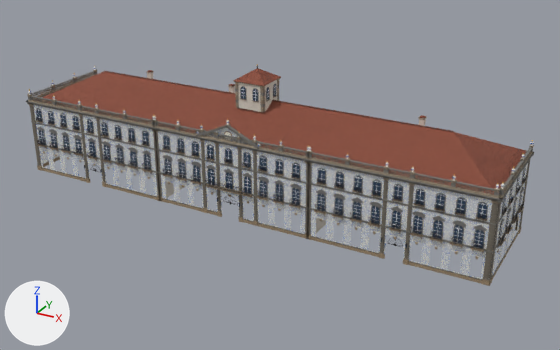
Renders of the glTF model art/town/casarao.gltf from each side of a commit.
The view is the same before and after, from a 50 mm lens placed at (65.4, -101.2, 60.9), pointed at (4.8, 8.9, 5.9). The axes (+X, +Y, +Z) are drawn at lower left. The lights are the same throughout. The first picture is the older version. Objects named as collision shapes, trigger or cutter boxes, shadow casters or lower levels of detail are left out. Vertices at exactly the same position are counted once.

Script lines for the objects in view, before the commit:
```python
me_p15 = bpy.data.meshes.new('P15')
me_p15.from_pydata(...)  # 68276 vertices, 119750 faces; spans x -45.5..45.5, y -0.9..20.1, z 0.0..25.1
# faces by material slot: [1304, 108, 70860, 22232, 5592, 18040, 1536, 78]
me_p15.materials.append(mat_m_townazulejo)
me_p15.materials.append(mat_m_townplaster)
me_p15.materials.append(mat_m_towntrim)
me_p15.materials.append(mat_m_townmetal)
me_p15.materials.append(mat_m_townglass)
me_p15.materials.append(mat_m_townpaint)
me_p15.materials.append(mat_m_townwood)
me_p15.materials.append(mat_m_towntiles)  # its picture is missing
ob_casarao = bpy.data.objects.new('casarao', me_p15)
ob_casarao.location = (0.0, 0.0, 0.0)
```
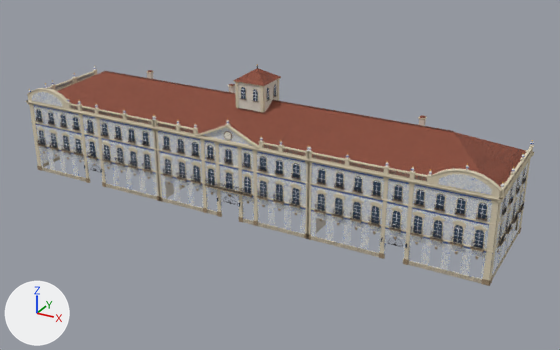
Where the change shows, as pixel boxes (x1, y1, x2, y2) in the pictures (560 x 350 px; the box of a moved part takes in the faces that stretch with it):
part 1 of me_p15, added: after (69, 103, 193, 130)
part 2 of me_p15, added: after (262, 142, 427, 177)
part 3 of me_p15, moved or reshaped: before (52, 100, 57, 107); after (66, 103, 71, 110)
part 4 of me_p15, moved or reshaped: before (199, 130, 204, 136); after (193, 129, 198, 136)
part 5 of me_p15, moved or reshaped: before (252, 141, 257, 147); after (259, 142, 264, 150)
part 6 of me_p15, moved or reshaped: before (450, 181, 456, 190); after (427, 176, 432, 185)
part 7 of me_p15, moved or reshaped (not visible afterwards): before (30, 96, 500, 192)
part 8 of me_p15, deleted: before (28, 90, 499, 246)
part 9 of me_p15, moved or reshaped: before (28, 76, 511, 247); after (27, 83, 501, 253)

The edits, one by one:
Picture 'T_TownStone_BaseColor.png' (img_t_townstone_basecolor_png) is new.
Material 'M_TownStone' (mat_m_townstone) is new.
Uses the picture img_t_townstone_basecolor_png.
me_p15 is used by ob_casarao; location (0.0, 0.0, 0.0).
me_p15 had 68276 vertices, 119750 faces and spanned x -45.5..45.5, y -0.9..20.1, z 0.0..25.1.
me_p15 now has 61226 vertices, 105402 faces and spans x -45.5..45.5, y -0.9..20.1, z 0.0..25.1.
me_p15 part 1: a new loose piece, a box spanning x -34.99..-6.1, y -0.34..0.08, z 15.24..15.4, in mat_m_townplaster.
me_p15 part 2: a new loose piece, a box spanning x 6.1..34.99, y -0.34..0.08, z 15.24..15.4, in mat_m_townplaster.
me_p15 part 3: the loose piece of 8 vertices spanning x -38.5..-37.9, y -0.4..0.1, z 14.2..15.5 is moved by (3.5, 0.0, 0.0), in mat_m_townplaster.
me_p15 part 4: the loose piece of 8 vertices spanning x -5.5..-4.8, y -0.4..0.1, z 14.2..15.5 is moved by (-1.3, 0.0, 0.0), in mat_m_townplaster.
me_p15 part 5: the loose piece of 8 vertices spanning x 4.8..5.5, y -0.4..0.1, z 14.2..15.5 is moved by (1.3, 0.0, 0.0), in mat_m_townplaster.
me_p15 part 6: the loose piece of 8 vertices spanning x 37.9..38.5, y -0.4..0.1, z 14.2..15.5 is moved by (-3.5, 0.0, 0.0), in mat_m_townplaster.
me_p15 part 7: the loose piece of 8 vertices spanning x -44.8..44.8, y -0.3..0.1, z 15.2..15.4 is turned -51.3 degrees about the y axis through its middle and scaled by 0.00286, then moved by (-36.6, -0.2, -4.3), in mat_m_townmetal.
me_p15 part 8: 151 loose pieces with 8212 vertices, spanning x -44.6..44.6, y -0.4..0.1, z 2.5..16.5, are deleted.
me_p15 part 9: 159 vertices moved within x -44.8..44.8, y -0.5..0.0, z 6.1..15.5; 1882 vertices removed from x -45.4..45.4, y -0.8..16.1, z 6.1..15.6; 2916 vertices added at x -45.4..45.4, y -0.8..19.4, z 5.2..18.5.
Other edits to the shape of me_p15 do not show in these pictures.
me_p15 gains material mat_m_townstone.
